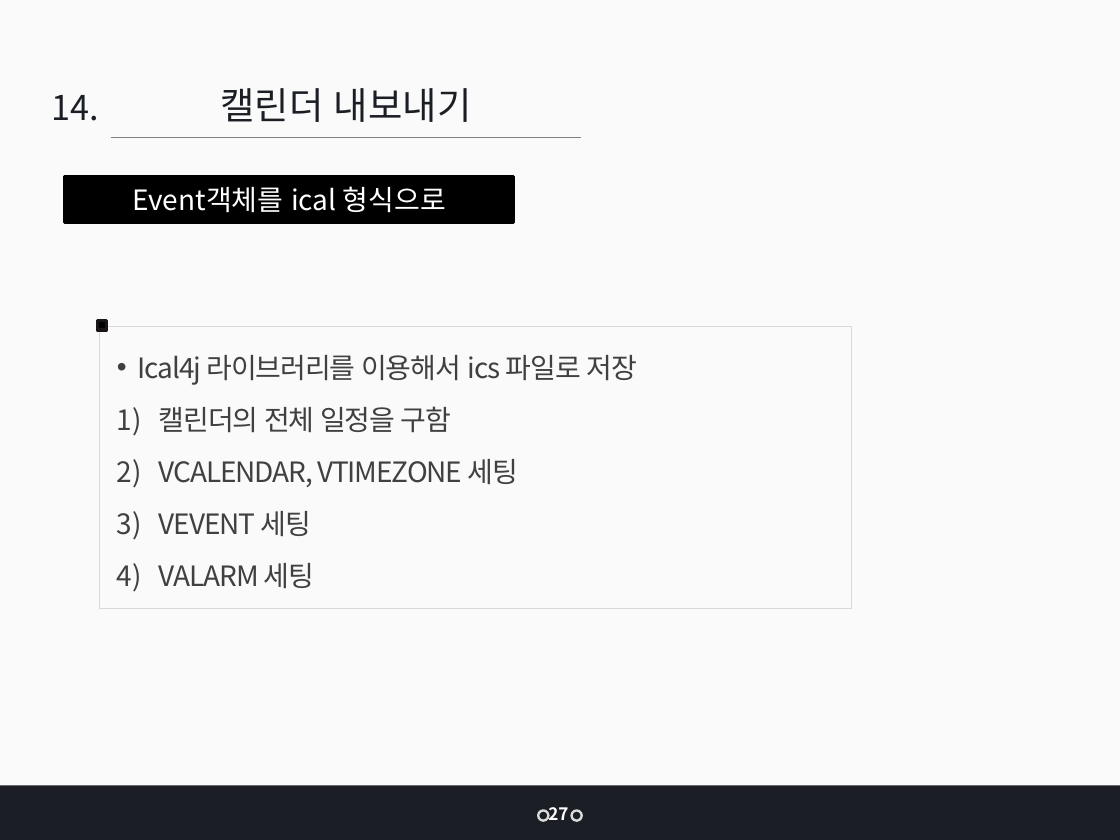
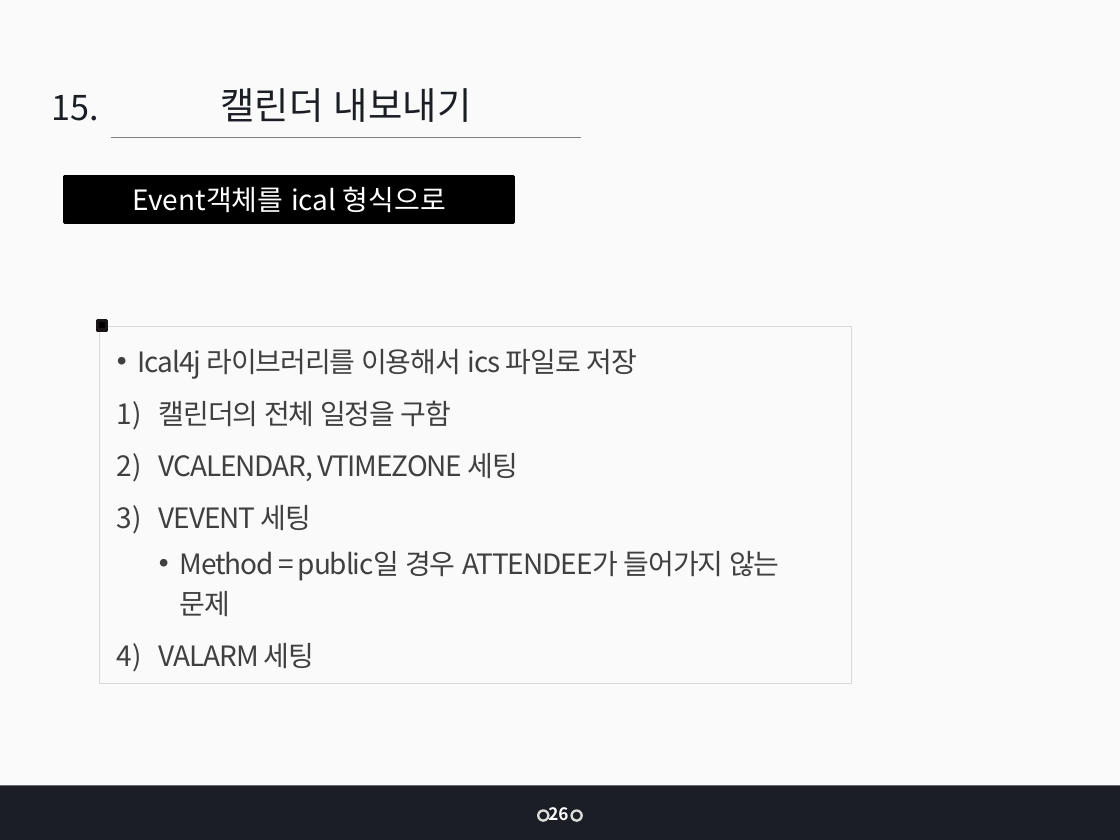
Before and after one commit to jangys/calendarProjectDocument, a slide deck: slide 26 of 인턴 최종 발표_장연수 - v2.pptx. Drawn at 1120x840 pixels with LibreOffice and Linux fonts; fonts in the diff are those of the drawing. Boxes give left, top, right and bottom in pixels: in the first picture for what was removed or moved away, otherwise in the second. Text is boxed around its words. In the diff, an @@ line names an element or a change of style, - is before the commit and + after.

```diff
--- a/인턴 최종 발표_장연수 - v2.pptx
+++ b/인턴 최종 발표_장연수 - v2.pptx
@@ text at bbox=[51, 95, 98, 121]: text changed @@
-14.
+15.
@@ rectangle "Ical4j 라이브러리를 이용해서 ics 파일로 ...": place and size @@
-rectangle "Ical4j 라이브러리를 이용해서 ics 파일로 ..." at bbox=[100, 327, 851, 609]
+rectangle "Ical4j 라이브러리를 이용해서 ics 파일로 ..." at bbox=[100, 327, 851, 683]
@@ text in rectangle at bbox=[180, 551, 779, 616]: paragraph added @@
+  • Method = public일 경우 ATTENDEE가 들어가지 않는 문제
@@ text at bbox=[548, 807, 568, 820]: text changed @@
-27
+26
```
Also in this commit, not shown: 28 other slides changed, 1 other file.
